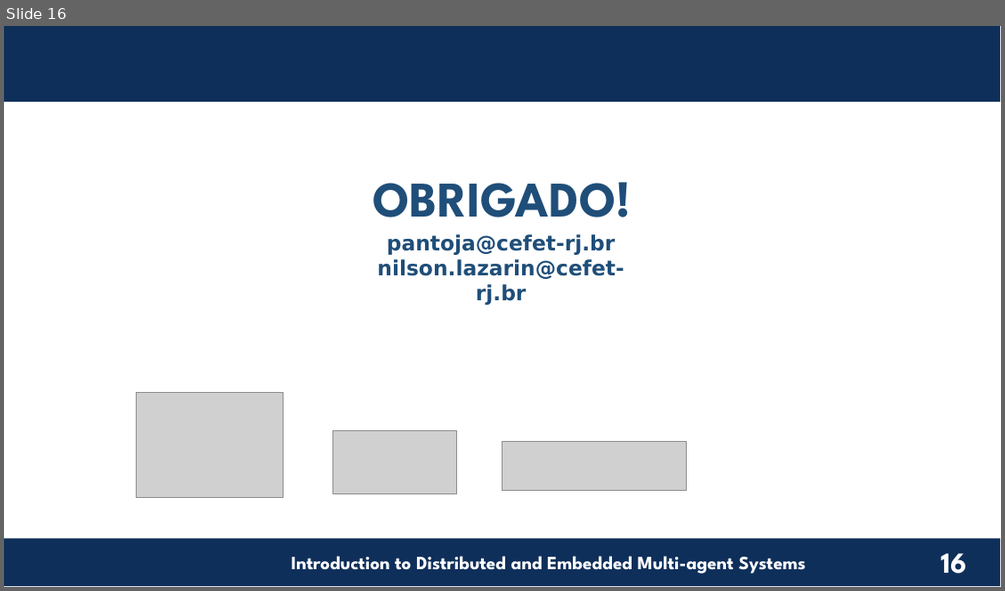
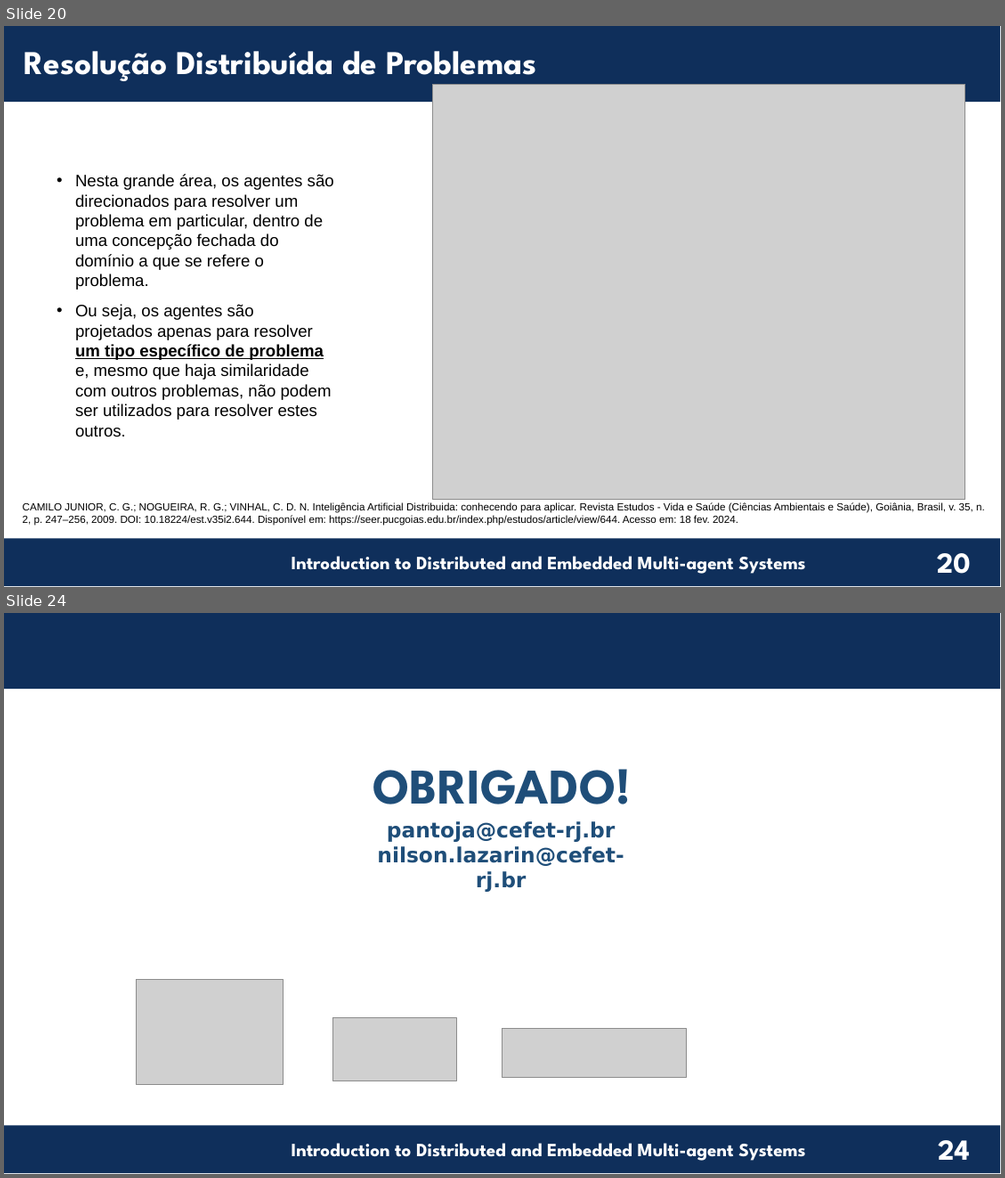
Before and after one commit to chon-group/distributedAndEmbeddedAI, a slide deck: course/01-Introduction/Introduction_20240217.odp. Shown one above the other, each under a label of ours: slide 16 before the commit, slides 20 and 24 after it; the slides between them are not shown. The pictures are 1005x591 and 1005x1178 pixels, drawn with LibreOffice and Linux fonts; fonts in the diff are those of the drawing; grey boxes stand for pictures; background and template pictures are left out. Boxes give left, top, right and bottom in pixels: in the first picture for what was removed or moved away, otherwise in the second. Text is boxed around its words. In the diff, an @@ line names an element or a change of style, - is before the commit and + after.

```diff
--- a/course/01-Introduction/Introduction_20240217.odp
+++ b/course/01-Introduction/Introduction_20240217.odp
@@ slide 20 added at (x1=4, y1=26, x2=1001, y2=587), background #FFFFFF; not listed: 4 template elements that a slide beside it also shows @@
@@ text added at (x1=24, y1=51, x2=536, y2=86), 32 pt, text #FFFFFF, bold @@
+Resolução Distribuída de Problemas
@@ picture added at (x1=432, y1=84, x2=965, y2=499) @@
@@ text added at (x1=75, y1=174, x2=334, y2=436), 16 pt, text #000000 @@
+• Nesta grande área, os agentes são direcionados para resolver um problema em particular, dentro de uma concepção fechada do domínio a que se refere o problema.
+• Ou seja, os agentes são projetados apenas para resolver um tipo específico de problema e, mesmo que haja similaridade com outros problemas, não podem ser utilizados para resolver estes outros.
@@ text added at (x1=23, y1=502, x2=985, y2=525), 10 pt, text #000000 @@
+CAMILO JUNIOR, C. G.; NOGUEIRA, R. G.; VINHAL, C. D. N. Inteligência Artificial Distribuida: conhecendo para aplicar. Revista Estudos - Vida e Saúde (Ciências Ambientais e Saúde), Goiânia, Brasil, v. 35, n. 2, p. 247–256, 2009. DOI: 10.18224/est.v35i2.644. Disponível em: https://seer.pucgoias.edu.br/index.php/estudos/article/view/644. Acesso em: 18 fev. 2024.
@@ what was slide 16 is now slide 24 @@
@@ page number at (x1=938, y1=1140, x2=970, y2=1159): text changed @@
-16
+24
```
Also in this commit, not shown: 7 other slides added, 2 other files.
